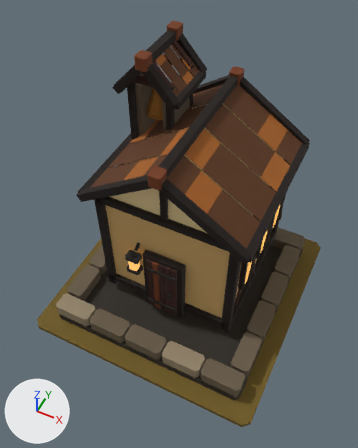
The glTF model art/chapel_t3/chapel_t3.glb: old version first, new version second.
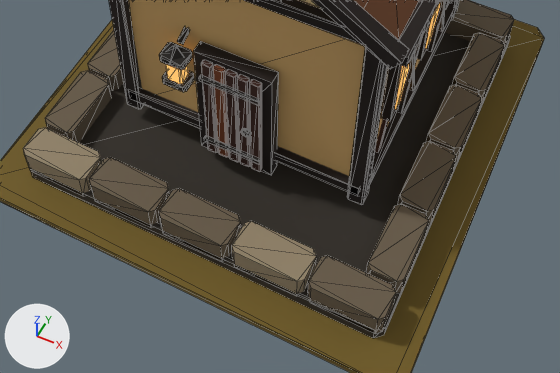
There are two pictures of each version: one whole from a 50 mm lens placed at (1.33, -2.86, 4.52), pointed at (-0.02, -0.15, 1.14), one close up on the part from 12% to 92% of the width and 51% to 93% of the height. Arrows for +X, +Y and +Z are at lower left; the lights stay in place. The last two pictures show the newer version. The close-ups show mesh edges as thin lines.

In view in the first close-up: 'MMR | chapel | T03 Architecture.001', 'MMR | chapel | Tier 03 Ground.001'.
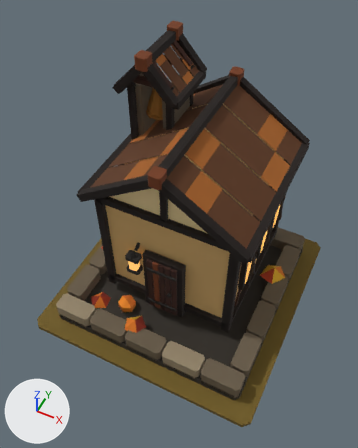
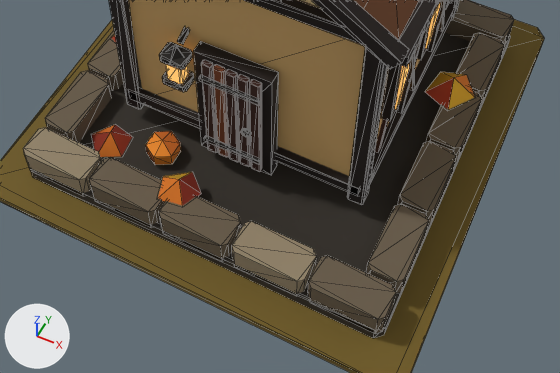
Where the change shows, as pixel boxes (x1, y1, x2, y2) in the close-ups (560 x 373 px):
'MMR | chapel | T03 Autumn Dressing.001', added
    after: (92, 34, 474, 206)

The change, as a diff of the scene's bpy script:
```diff
--- a/art/chapel_t3/chapel_t3.glb.py
+++ b/art/chapel_t3/chapel_t3.glb.py
@@ me_mmr___chapel___t03_autumn_dressing_001 @@
+me_mmr___chapel___t03_autumn_dressing_001.from_pydata(...)  # 37 vertices, 38 faces; spans x -0.99..0.97, y -0.92..0.49, z 0.08..0.32
+me_mmr___chapel___t03_autumn_dressing_001.materials.append(mat_mmr___shared_palette_atlas)  # picture img_mmr_shared_color_palette_64
@@ ob_mmr___chapel___t03_autumn_dressing_001 @@
+ob_mmr___chapel___t03_autumn_dressing_001 = bpy.data.objects.new('MMR | chapel | T03 Autumn Dressing.001', me_mmr___chapel___t03_autumn_dressing_001)
+ob_mmr___chapel___t03_autumn_dressing_001.location = (0.0, 0.0, 0.05)
```
